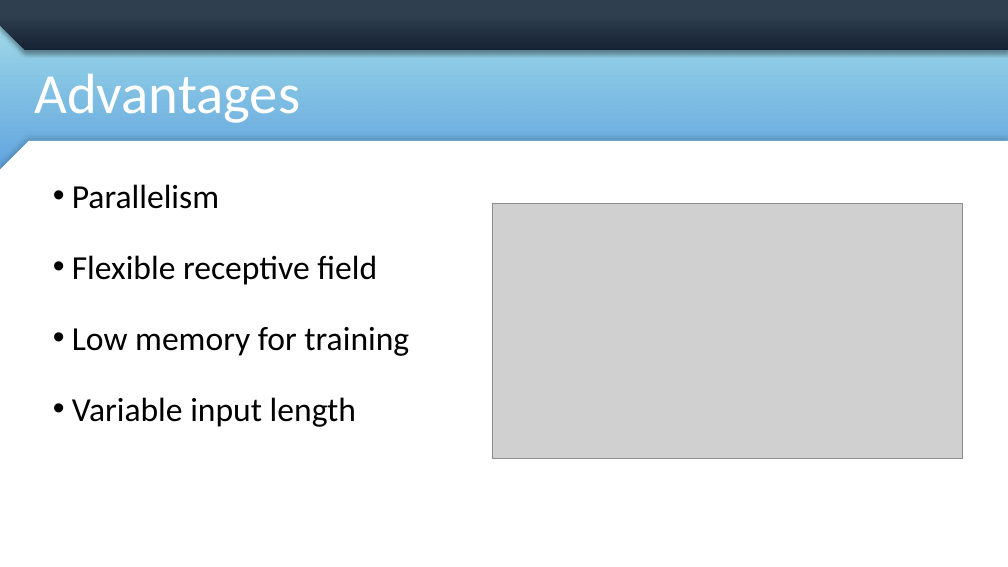
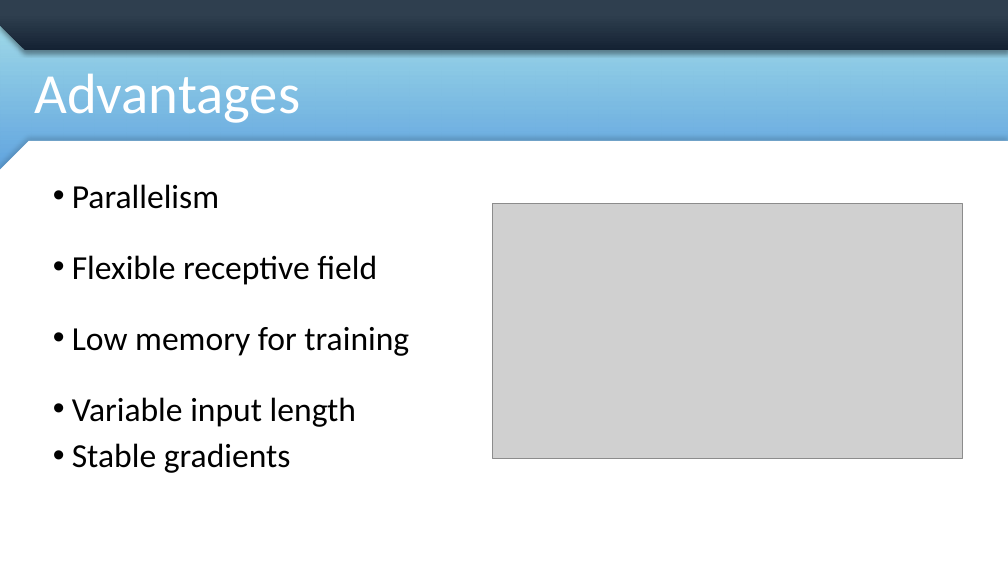
Before and after one commit to mdemore2/CSCE823, a slide deck: slide 8 of Student Lecture/Demore_TCN_Lecture.pptx. Drawn at 1008x567 pixels with LibreOffice and Linux fonts; fonts in the diff are those of the drawing; grey boxes stand for pictures; background and template pictures are left out. Boxes give left, top, right and bottom in pixels: in the first picture for what was removed or moved away, otherwise in the second. Text is boxed around its words. In the diff, an @@ line names an element or a change of style, - is before the commit and + after.

```diff
--- a/Student Lecture/Demore_TCN_Lecture.pptx
+++ b/Student Lecture/Demore_TCN_Lecture.pptx
@@ text at (72, 443, 291, 473): paragraph added @@
+• Stable gradients
```
Also in this commit, not shown: 2 other slides changed, 3 other files.
